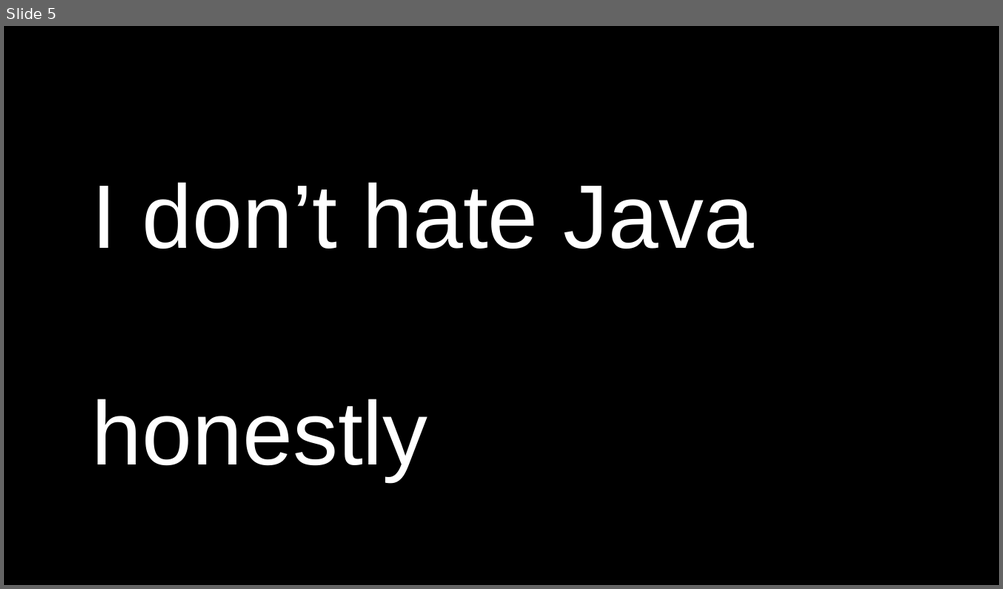
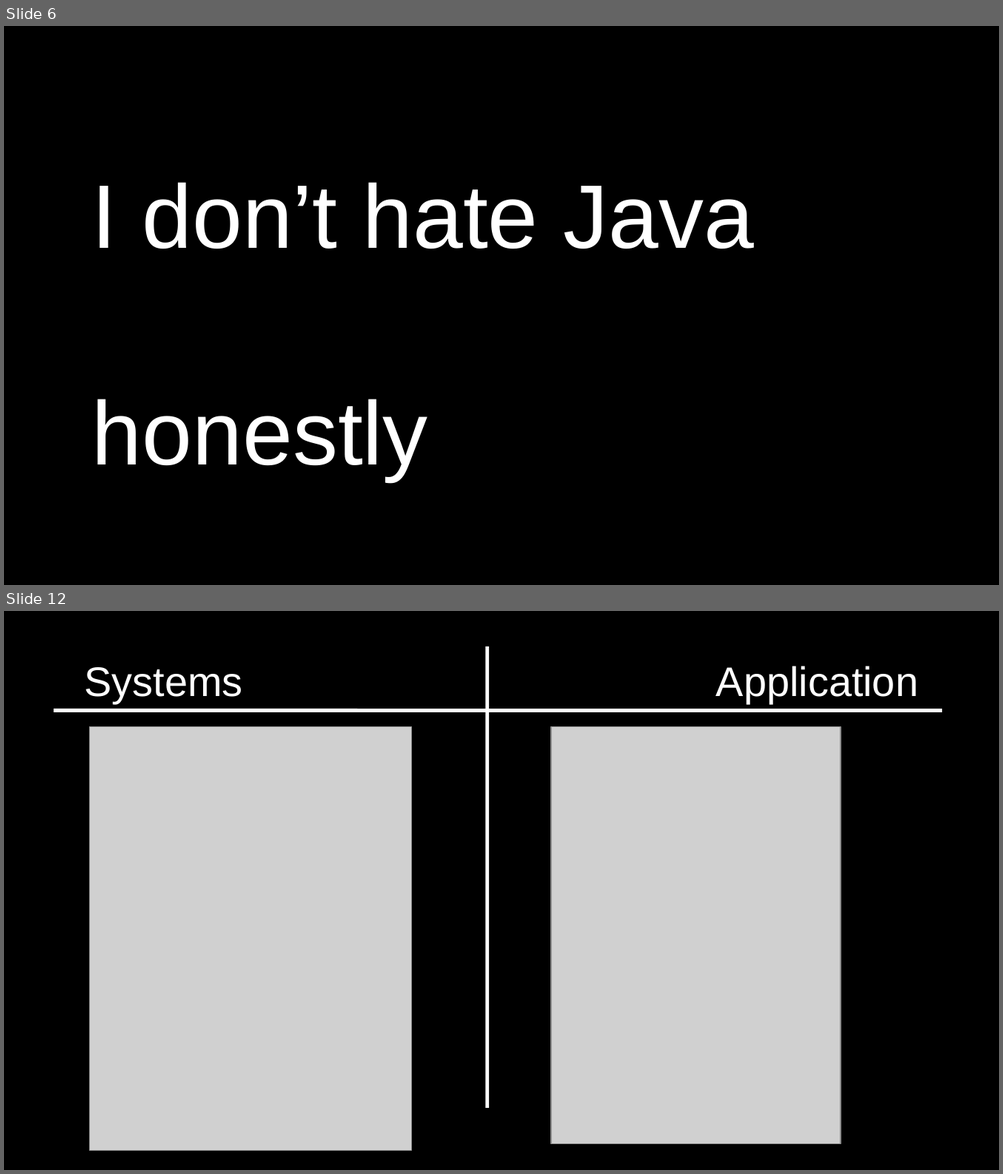
Before and after one commit to numical/jsacademy, a slide deck: session1/Talk1.odp. Shown one above the other, each under a label of ours: slide 5 before the commit, slides 6 and 12 after it; the slides between them are not shown. The pictures are 1003x589 and 1003x1174 pixels, drawn with LibreOffice and Linux fonts; fonts in the diff are those of the drawing; grey boxes stand for pictures. Boxes give left, top, right and bottom in pixels: in the first picture for what was removed or moved away, otherwise in the second. Text is boxed around its words. In the diff, an @@ line names an element or a change of style, - is before the commit and + after.

```diff
--- a/session1/Talk1.odp
+++ b/session1/Talk1.odp
@@ slide 12 added at <box>4,611,999,1170</box>, background #000000 @@
@@ line added from (486, 647) to (486, 1108), #FFFFFF 2.83 pt @@
@@ title added at <box>85,666,918,703</box>, 33 pt, text #FFFFFF @@
+Systems Application
@@ line added from (54, 710) to (942, 710), #FFFFFF 2.83 pt @@
@@ picture added at <box>89,726,411,1150</box> @@
@@ picture added at <box>551,726,841,1145</box> @@
@@ what was slide 5 is now slide 6 @@
```
Also in this commit, not shown: 5 slides changed, 17 other slides added, 2 other files.
